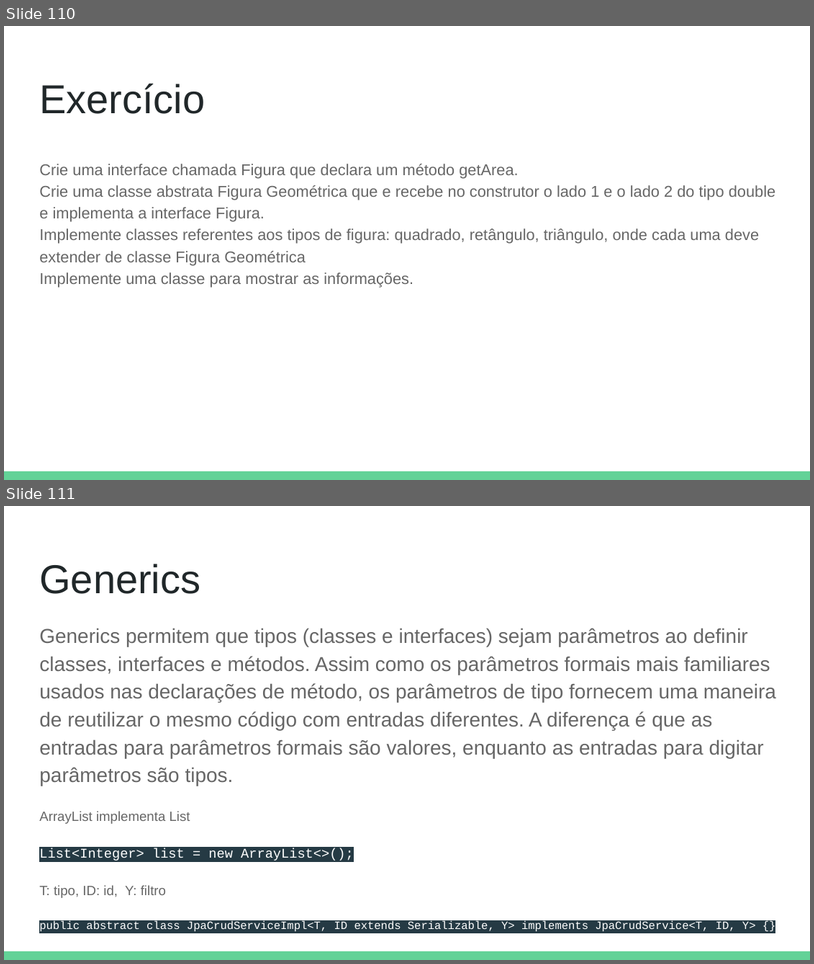
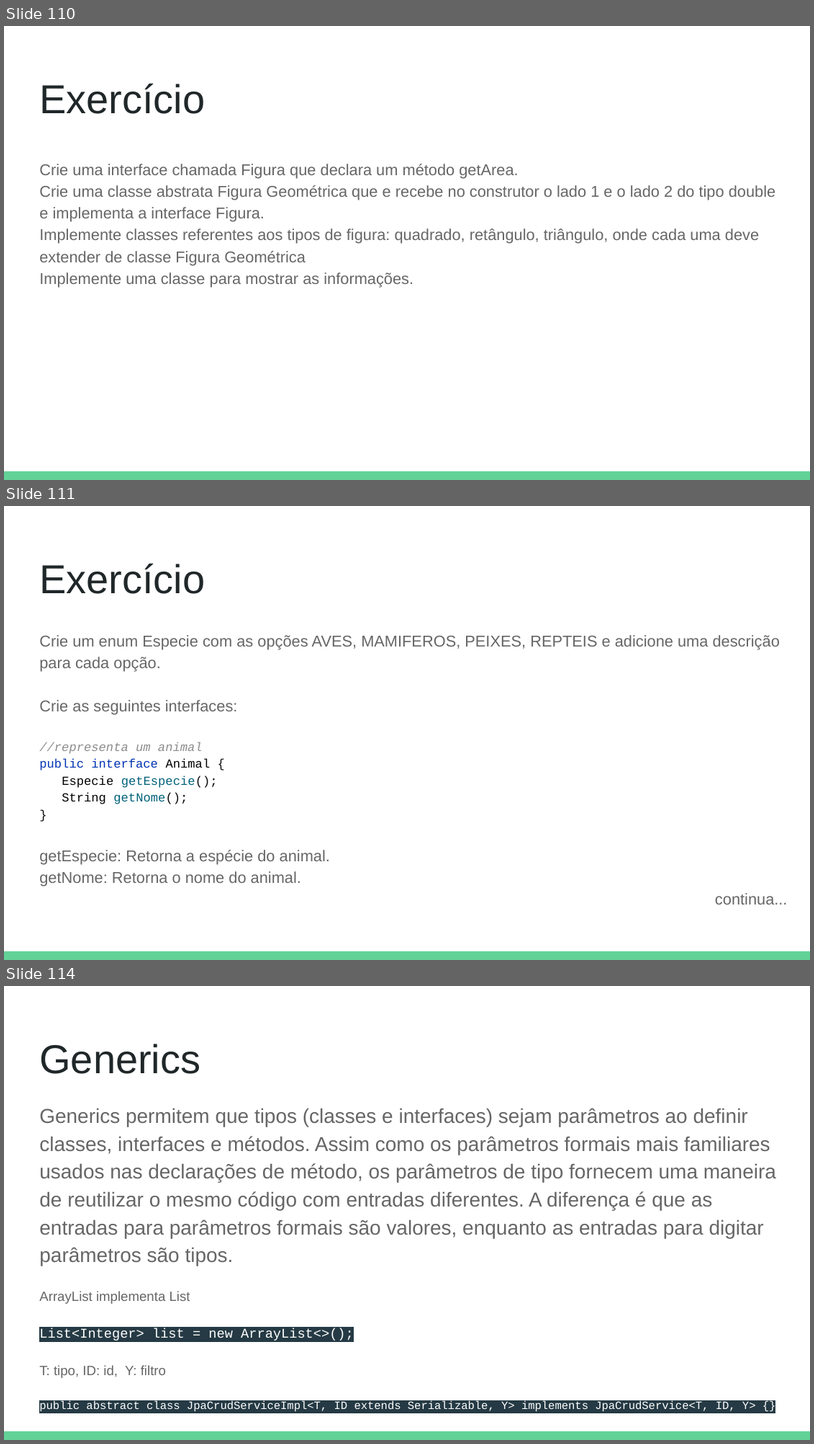
Before and after one commit to DeboraMendes/bootcamp, a slide deck: Java e Programação Orientada a Objetos.pptx. Shown one above the other, each under a label of ours: slides 110 and 111 before the commit, slides 110, 111 and 114 after it; the slides between them are not shown. The pictures are 814x964 and 814x1444 pixels, drawn with LibreOffice and Linux fonts; fonts in the diff are those of the drawing. Boxes give left, top, right and bottom in pixels: in the first picture for what was removed or moved away, otherwise in the second. Text is boxed around its words. In the diff, an @@ line names an element or a change of style, - is before the commit and + after.

```diff
--- a/Java e Programação Orientada a Objetos.pptx
+++ b/Java e Programação Orientada a Objetos.pptx
@@ slide 111 added at [4,506,810,960], background #FFFFFF; not listed: 1 template element that a slide beside it also shows @@
@@ title added at [39,563,205,594], 36 pt, text #202729 @@
+Exercício
@@ text added at [39,635,788,904], 14 pt, text #666666 @@
+Crie um enum Especie com as opções AVES, MAMIFEROS, PEIXES, REPTEIS e adicione uma descrição para cada opção.
+Crie as seguintes interfaces:
+//representa um animal
+public interface Animal {
+Especie getEspecie();
+String getNome();
+}
+getEspecie: Retorna a espécie do animal.
+getNome: Retorna o nome do animal.
+continua...
@@ what was slide 111 is now slide 114 @@
```
Also in this commit, not shown: 1 slide changed, 2 other slides added.
